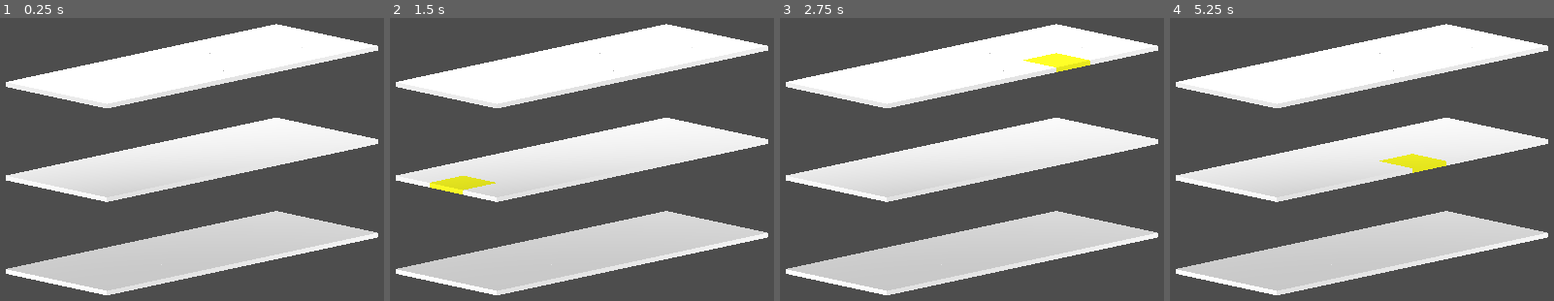
Above: before the commit, frames 1-4 (left to right).
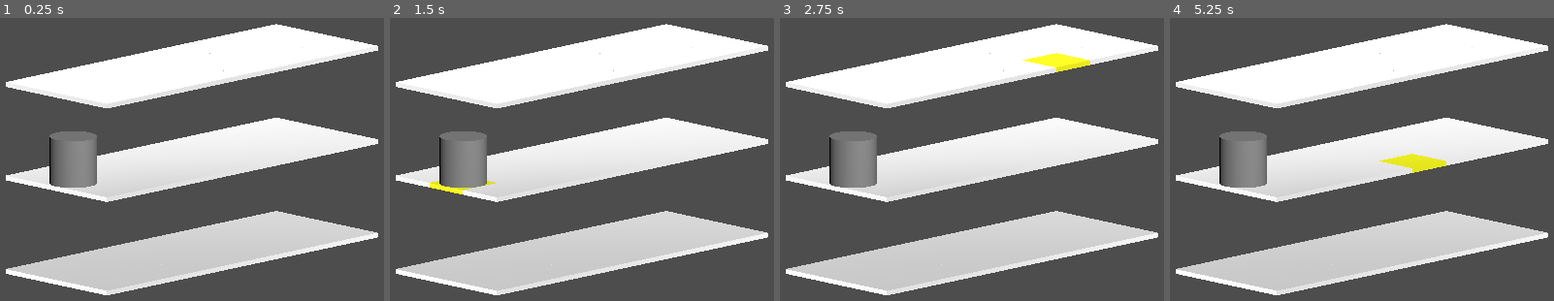
Above: after the commit, the same moments.

Repository: bejado/3d-platformer-tactics
Game: Godot game, scene res://main.tscn
The game is run twice, just before and just after one commit, with the same random seed, the same clock (stepped at 60 frames per second) and the same inputs.
Inputs (mouse positions are in pixels of both pictures, inside the frame that each line leads up to):
- Up to frame 1 (0.25 s): no input
- Up to frame 2 (1.5 s): tap Enter at 0.5 s; move the mouse to (758, 139) at 0.52 s; tap Space at 1.25 s; move the mouse to (432, 182) at 1.27 s
- Up to frame 3 (2.75 s): tap Enter at 2 s; move the mouse to (1052, 66) at 2.02 s
- Up to frame 4 (5.25 s): tap Space at 2.75, 4.25 s; move the mouse to (1327, 247) at 2.77 s; tap Enter at 3.5 s; move the mouse to (outside the picture) at 3.52 s; move the mouse to (outside the picture) at 4.27 s; move the mouse to (1404, 162) at 5.02 s

The runs differ from the first frame. In frame 1, 2.2% of the frame differs, in the area x 12-26%, y 40-60%; in frame 2, 2.2%; in frame 3, 2.2%; in frame 4, 2.2%.

Commit message:
Add a cylinder

Diff:
--- a/main.tscn
+++ b/main.tscn
@@ -1,6 +1,9 @@
-[gd_scene load_steps=2 format=3 uid="uid://wnrmkghsv5i4"]
+[gd_scene load_steps=3 format=3 uid="uid://wnrmkghsv5i4"]
 
 [ext_resource type="Script" uid="uid://bo8s7pxs2d5rr" path="res://GridSpawner.gd" id="1_ig7tw"]
+
+[sub_resource type="CylinderMesh" id="CylinderMesh_ig7tw"]
+height = 1.0
 
 [node name="Main" type="Node3D"]
 
@@ -33,3 +36,7 @@
 rows = 8
 cols = 3
 spacing = 1.0
+
+[node name="Champion" type="MeshInstance3D" parent="."]
+transform = Transform3D(1, 0, 0, 0, 1, 0, 0, 0, 1, 0, 0.6, 3.5)
+mesh = SubResource("CylinderMesh_ig7tw")
